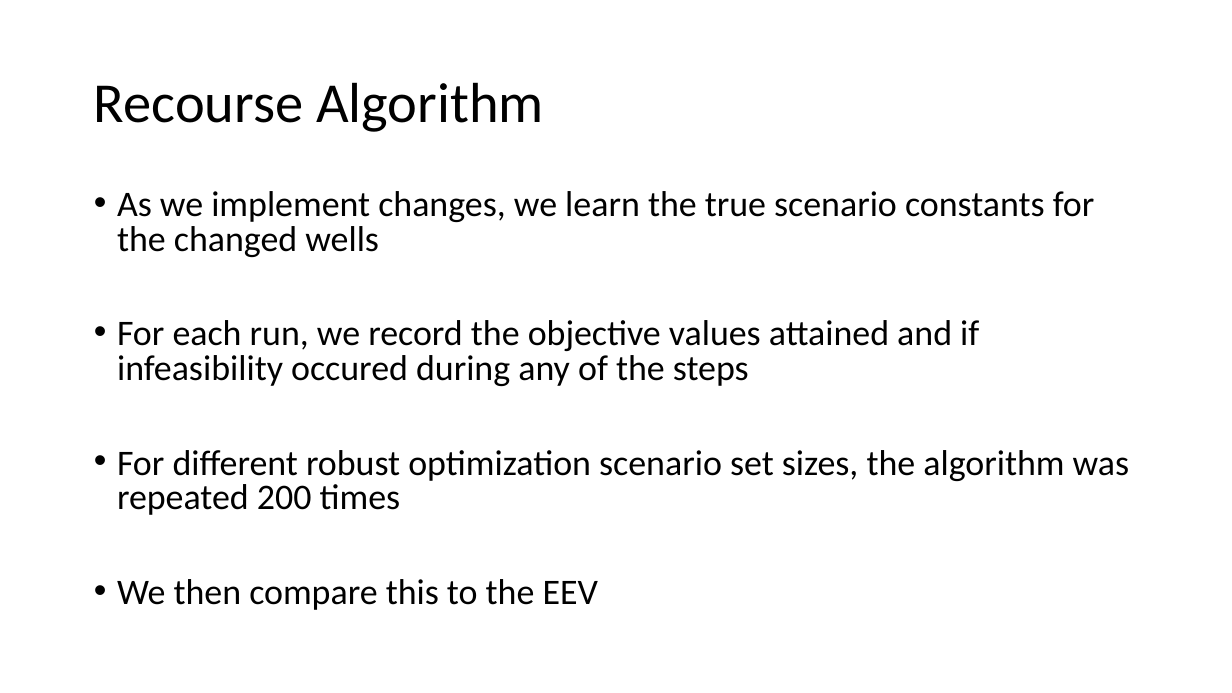
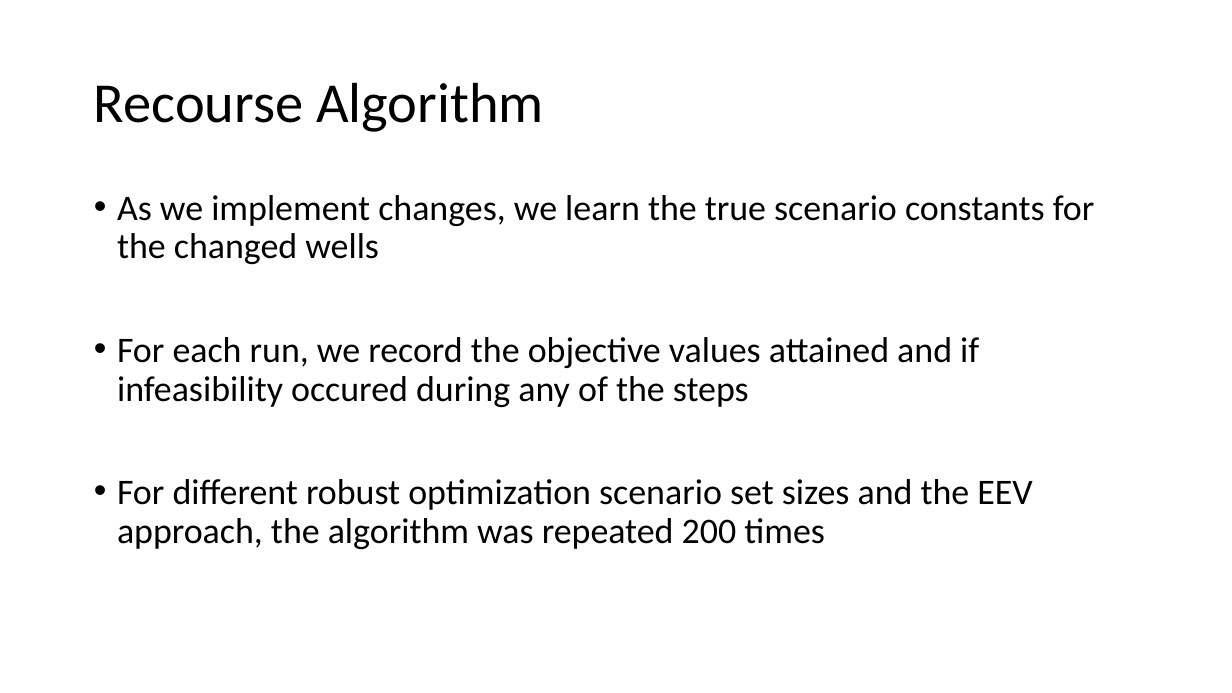
Before and after one commit to bendiw/OilOpt, a slide deck: slide 5 of PP/Master Discussion 14_may.pptx. Drawn at 1232x693 pixels with LibreOffice and Linux fonts; fonts in the diff are those of the drawing. Boxes give left, top, right and bottom in pixels: in the first picture for what was removed or moved away, otherwise in the second. Text is boxed around its words. In the diff, an @@ line names an element or a change of style, - is before the commit and + after.

```diff
--- a/PP/Master Discussion 14_may.pptx
+++ b/PP/Master Discussion 14_may.pptx
@@ text at <box>117,195,1095,407</box>: line spacing 0.8 to 0.9 @@
@@ text at <box>117,479,1032,549</box>: text changed @@
-• For different robust optimization scenario set sizes, the algorithm was repeated 200 times
-• We then compare this to the EEV
+• For different robust optimization scenario set sizes and the EEV approach, the algorithm was repeated 200 times
```
Also in this commit, not shown: 5 other slides changed, 13 slides added, 27 other files.
